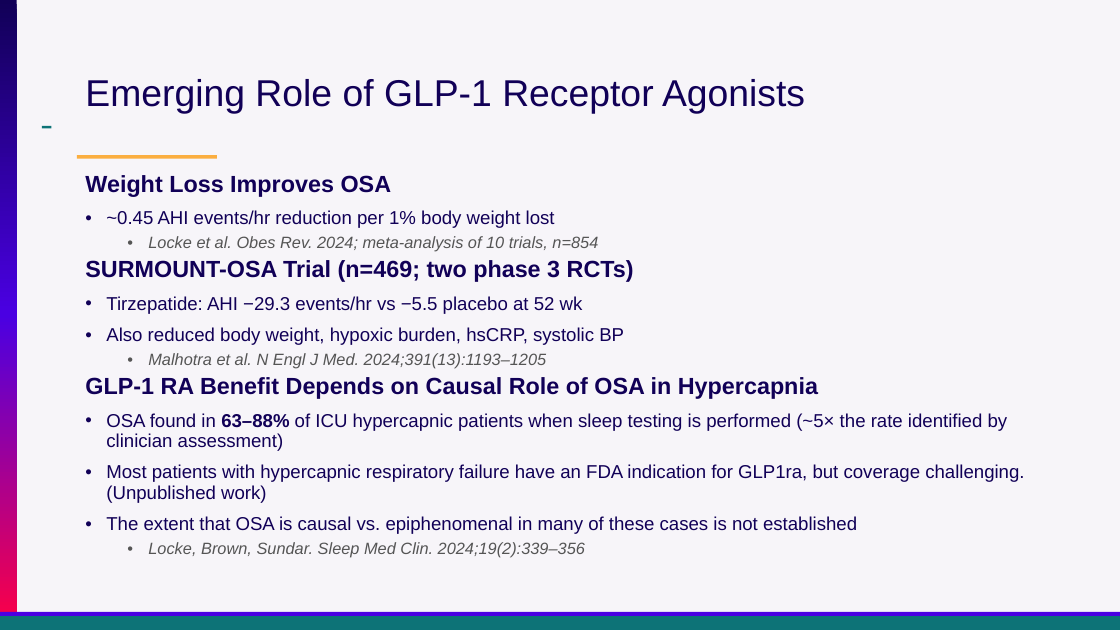
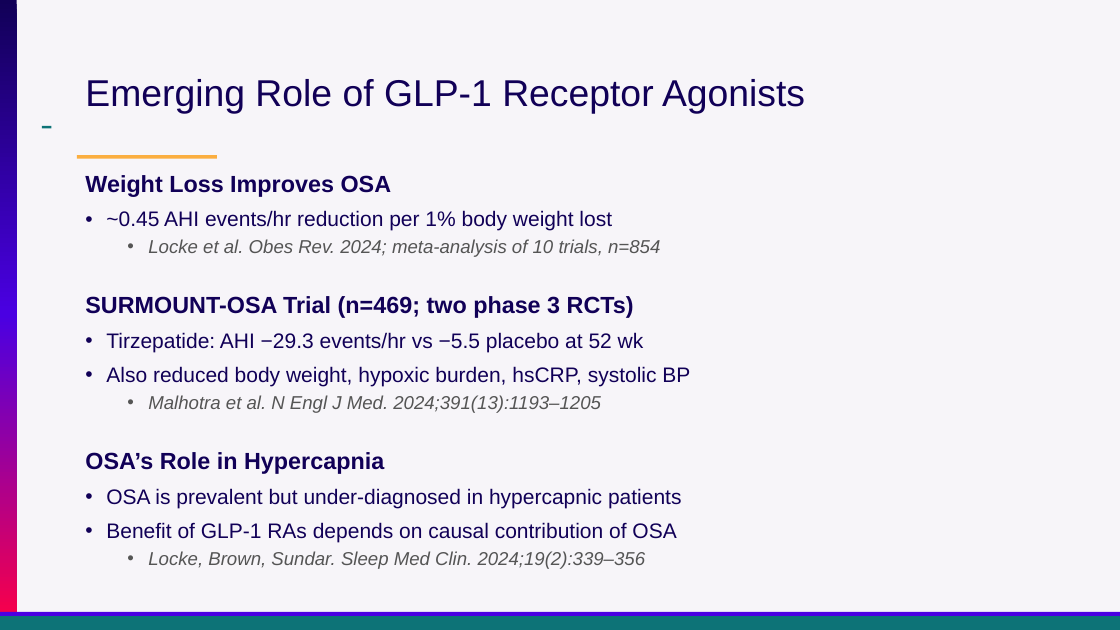
Before and after one commit to reblocke/clinical_talks, a slide deck: slide 38 of archive/Presentations/Locke Utah ACP OHS 2026.pptx (slide 36 before the commit). Drawn at 1120x630 pixels with LibreOffice and Linux fonts; fonts in the diff are those of the drawing. Boxes give left, top, right and bottom in pixels: in the first picture for what was removed or moved away, otherwise in the second. Text is boxed around its words. In the diff, an @@ line names an element or a change of style, - is before the commit and + after.

```diff
--- a/archive/Presentations/Locke Utah ACP OHS 2026.pptx
+++ b/archive/Presentations/Locke Utah ACP OHS 2026.pptx
@@ text at <box>85,210,690,569</box>: size 16 to 18 pt in "~0.45 AHI events/hr reduction per 1% body ...", "Tirzepatide: AHI −29.3 events/hr vs −5.5 placebo ...", "Also reduced body weight, hypoxic burden, hsCRP, ..."; size 14 to 16 pt in "Locke et al. Obes Rev. 2024; meta-analysis ...", "Malhotra et al. N Engl J Med. ...", "Locke, Brown, Sundar. Sleep Med Clin. 2024;19(2):339–356"; more space between paragraphs @@
@@ text at <box>85,452,681,543</box>: text changed; size 16 to 18 pt @@
-GLP-1 RA Benefit Depends on Causal Role of OSA in Hypercapnia
-• OSA found in 63–88% of ICU hypercapnic patients when sleep testing is performed (~5× the rate identified by clinician assessment)
-• Most patients with hypercapnic respiratory failure have an FDA indication for GLP1ra, but coverage challenging. (Unpublished work)
-• The extent that OSA is causal vs. epiphenomenal in many of these cases is not established
+OSA’s Role in Hypercapnia
+• OSA is prevalent but under-diagnosed in hypercapnic patients
+• Benefit of GLP-1 RAs depends on causal contribution of OSA
```
Also in this commit, not shown: 25 other slides changed, 7 slides added, 8 slides removed, 1 other file.
